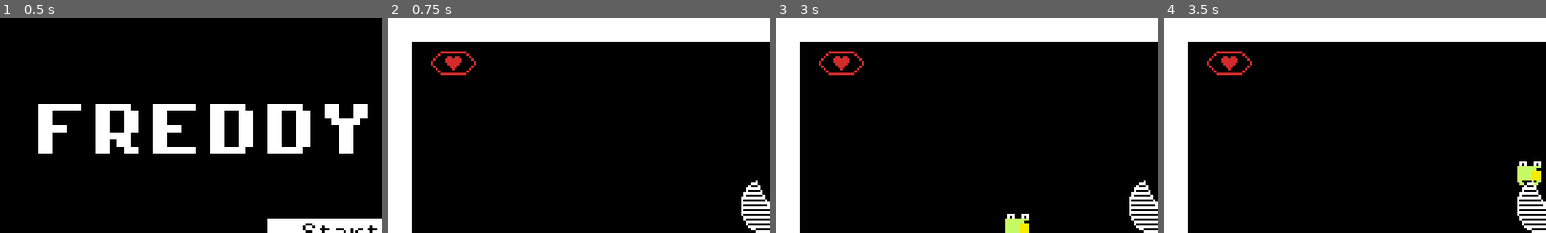
Above: before the commit, frames 1-4 (left to right).
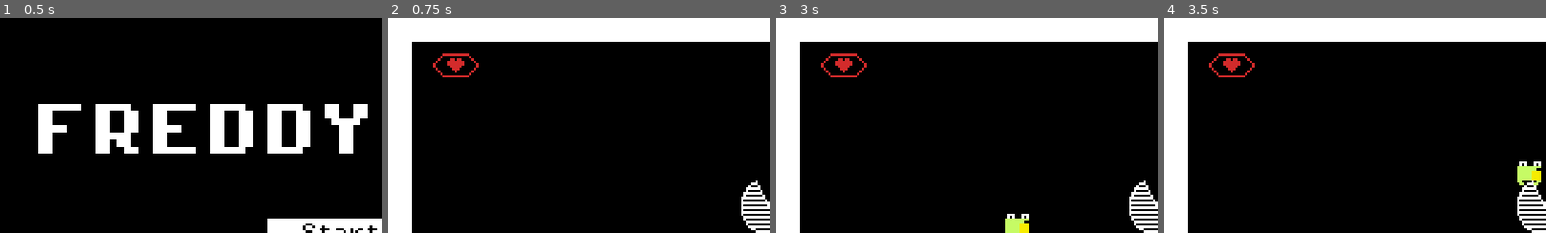
Above: after the commit, the same moments.

Repository: kvelury/freddysfall
Game: Godot game, scene res://src/ui/main_menu.tscn
The game is run twice, just before and just after one commit, with the same random seed, the same clock (stepped at 60 frames per second) and the same inputs.
Inputs (mouse positions are % of the whole screen's width and height, from its top left):
- Up to frame 1 (0.5 s): no input
- Up to frame 2 (0.75 s): click "Start Game" at 0.5 s
- Up to frame 3 (3 s): tap Enter (ui_accept) at 1.25 s; move the mouse to (72, 45) at 1.27 s; hold D (move_right) 1.28-2.03 s; hold W (jump) 1.28-2.03 s; click (72, 45) at 1.42 s; move the mouse to (30, 55) at 2.02 s; hold S (move_down) 2.03-2.78 s; click (30, 55) at 2.1 s; tap W (jump) at 2.27, 2.3, 2.57 s; move the mouse to (60, 28) at 2.77 s; hold D (move_right) from 2.78 s (still down); hold W (jump) from 2.78 s (still down); tap Space (lash) at 2.85 s
- Up to frame 4 (3.5 s): keep holding D (move_right); keep holding W (jump)
The pictures show only the part of the screen within x 0-50%, y 0-50%; the shares and areas given below are measured in that part.

Frame 1 is identical in both runs. In frame 2, 0.5% of the frame differs, in the area x 11-24%, y 15-28%; in frame 3, 0.5%; in frame 4, 0.5%.

Commit message:
Centre the HUD token column on the frame, middle slot touching the tip
Tokens fill middle, then top, then bottom; frame and hearts shift 1 right and 1 down.

Co-Authored-By: Claude Opus 5.5 <noreply@anthropic.com>
Claude-Session: https://claude.ai/code/session_01YW6Lff1ajcLDSn7jAzubbL

Diff:
--- a/src/ui/hud.gd
+++ b/src/ui/hud.gd
@@ -4,9 +4,9 @@
 ## The hearts and token HUD, fixed in the top-left corner, from the user's
 ## drawing. A red hexagon frame holds one heart for each hit point: a full heart
 ## is solid red and an empty one is a red outline with black inside. A column of
-## diamonds runs down the left, the top one over the frame's left point, and a
-## diamond is drawn only for a token carried: solid gold with no outline, filling
-## top first. Nothing is drawn for a token not held, and the frame never moves.
+## diamonds runs down the left, centred on the frame, the middle one touching the
+## frame's left tip, and a diamond is drawn only for a token carried: solid gold
+## with no outline, filling the middle first, then the top, then the bottom. Nothing is drawn for a token not held, and the frame never moves.
 ##
 ## The HUD shows GameState, less what is still flying in: a pickup taken in a
 ## room flies to its slot and only counts when it lands. Every change animates
@@ -20,10 +20,14 @@
 ## Where the HUD's top-left sits, in 320 x 180 UI units: clear of a room's
 ## one-cell outer wall, since nothing is drawn behind the HUD.
 const ORIGIN := Vector2(14, 14)
-## The token column's centre line, and the first diamond's centre, which is also
-## the frame's left point. Diamonds are 5 units tall and step down by DIAMOND_STEP,
-## so they touch tip to tip.
-const COLUMN := Vector2(4, 5)
+## The frame's left point (the lower row of its 2 unit tip), from ORIGIN. The
+## frame and hearts are measured from here.
+const LEFT := Vector2(5, 6)
+## The token column's centre line, from ORIGIN.x. A diamond spans ORIGIN.x to
+## ORIGIN.x + 4, so its right point sits directly left of the frame's tip.
+const COLUMN_X := 2.0
+## Diamonds are 5 units tall and step by DIAMOND_STEP, so they touch tip to tip.
+## Slot 0 is the middle (level with the tip), 1 the top, 2 the bottom.
 const DIAMOND_STEP := 4.0
 ## The frame is a hexagon FRAME_HEIGHT tall with 45 degree ends that come to a
 ## 2 unit flat tip (rows y-1 and y of the left point).
@@ -98,15 +102,18 @@
 	return (get_viewport().canvas_transform * world_position) / float(Display.RENDER_SCALE)
 
 
-## Diamond `index`'s centre, in UI units.
+## Diamond slot `index`'s centre, in UI units. Slots fill middle (0), top (1),
+## then bottom (2).
 func slot_centre(index: int) -> Vector2:
-	return ORIGIN + COLUMN + Vector2(0, DIAMOND_STEP * float(clampi(index, 0, GameState.TOKEN_CAP - 1)))
+	var offsets := [0.0, -DIAMOND_STEP, DIAMOND_STEP]
+	var slot := clampi(index, 0, GameState.TOKEN_CAP - 1)
+	return Vector2(ORIGIN.x + COLUMN_X, ORIGIN.y + LEFT.y + offsets[slot])
 
 
 ## The rect of heart `index`, in UI units.
 func pip_rect(index: int) -> Rect2:
 	var row := floori(float(index) / WRAP)
-	var at := ORIGIN + COLUMN + Vector2(HEART_GAP + PITCH * float(index % WRAP), ROW_STEP * row - 3.0)
+	var at := ORIGIN + LEFT + Vector2(HEART_GAP + PITCH * float(index % WRAP), ROW_STEP * row - 3.0)
 	return Rect2(at, HEART_SIZE)
 
 
@@ -115,13 +122,14 @@
 
 
 ## Everything the HUD covers, for a frame of `pips` hearts. The diamonds' column
-## counts even when no token is held, so the area never changes size.
+## counts even when no token is held, so the area never changes size, and so
+## does the one unit the column bumps up.
 func bounds(pips: int) -> Rect2:
 	var hearts := maxi(pips, 1)
 	var columns := mini(hearts, WRAP)
 	var rows := floori(float(hearts - 1) / WRAP) + 1
-	var box := Rect2(ORIGIN, Vector2(5, DIAMOND_STEP * (GameState.TOKEN_CAP - 1) + 6.0))
-	var frame := Rect2(ORIGIN + Vector2(COLUMN.x, 0), Vector2(PITCH * columns + HEART_GAP + POINT + 1.0, ROW_STEP * (rows - 1) + FRAME_HEIGHT))
+	var box := Rect2(ORIGIN + Vector2(0, -1), Vector2(5, 2.0 * DIAMOND_STEP + 5.0 + 1.0))
+	var frame := Rect2(ORIGIN + Vector2(LEFT.x, LEFT.y - POINT), Vector2(PITCH * columns + HEART_GAP + POINT + 1.0, ROW_STEP * (rows - 1) + FRAME_HEIGHT))
 	return box.merge(frame)
 
 
@@ -245,7 +253,7 @@
 		row += 1
 	for i in shown_max:
 		_draw_heart(i)
-	# Diamonds last, over the frame's left point. A spent token blinks its whole
+	# Diamonds last, beside the frame's left point. A spent token blinks its whole
 	# diamond and is gone; there is no empty one.
 	var bump := Vector2(0, -1) if _bump > 0.0 else Vector2.ZERO
 	for i in GameState.TOKEN_CAP:
@@ -261,10 +269,10 @@
 
 
 ## One hexagon row, `length` units of hearts long: the left tip (2 units tall,
-## rows y-1 and y) sits under the first diamond's centre, 45 degree edges rise
+## rows y-1 and y) sits right of the middle diamond's point, 45 degree edges rise
 ## and fall to the top and bottom lines, and the right end mirrors the left.
 func _draw_frame(row: int, length: int) -> void:
-	var left := ORIGIN + COLUMN + Vector2(0, ROW_STEP * row)
+	var left := ORIGIN + LEFT + Vector2(0, ROW_STEP * row)
 	var top := left.y - float(POINT)
 	var edge := left.x + HEART_GAP - 1.0
 	var end := left.x + HEART_GAP - 2.0 + float(length)
--- a/tests/hud_test.gd
+++ b/tests/hud_test.gd
@@ -123,16 +123,19 @@
 
 func _layout(hud: Node) -> void:
 	var H: GDScript = hud.get_script()
-	var left: Vector2 = H.ORIGIN + H.COLUMN
+	var left: Vector2 = H.ORIGIN + H.LEFT
 	_check(hud.pip_rect(0) == Rect2(left + Vector2(H.HEART_GAP, -3), Vector2(7, 6)), "the first heart starts a gap right of the frame's left point")
 	_check(hud.pip_rect(1).position.x - hud.pip_rect(0).position.x == 9.0, "hearts are 9 units apart")
 	_check(hud.pip_rect(H.WRAP).position == hud.pip_rect(0).position + Vector2(0, H.ROW_STEP), "the frame wraps under itself")
-	_check(hud.slot_centre(0) == left, "the top diamond sits over the frame's left point")
-	_check(hud.slot_centre(1) - hud.slot_centre(0) == Vector2(0, 4), "diamonds step down, touching tip to tip")
-	_check(hud.bounds(0) == hud.bounds(1) and hud.bounds(0).size.y >= 13.0, "the bounds cover the diamond column with no hearts or tokens")
-	_check(hud.bounds(4).end.x == H.ORIGIN.x + H.COLUMN.x + 9.0 * 4 + H.HEART_GAP + H.POINT + 1.0, "four hearts make the frame 9 units longer each")
+	_check(left == H.ORIGIN + Vector2(5, 6), "the frame's left point is 5 right and 6 down from the origin")
+	_check(hud.slot_centre(0).y == left.y, "slot 0 is the middle, level with the frame's tip")
+	_check(hud.slot_centre(0).x + 2.0 + 1.0 == left.x, "slot 0's right point is directly left of the tip")
+	_check(hud.slot_centre(1) - hud.slot_centre(0) == Vector2(0, -4) and hud.slot_centre(2) - hud.slot_centre(0) == Vector2(0, 4), "slot 1 is the top and slot 2 the bottom, touching tip to tip")
+	_check(hud.slot_centre(1).y - 2.0 == H.ORIGIN.y and hud.slot_centre(1).x - 2.0 == H.ORIGIN.x, "the top diamond's top pixel is at the origin row")
+	_check(hud.bounds(0) == hud.bounds(1) and hud.bounds(0).size.y >= 14.0 and hud.bounds(0).position.y == H.ORIGIN.y - 1.0, "the bounds cover the diamond column with no hearts or tokens")
+	_check(hud.bounds(4).end.x == H.ORIGIN.x + H.LEFT.x + 9.0 * 4 + H.HEART_GAP + H.POINT + 1.0, "four hearts make the frame 9 units longer each")
 	_check(H.FRAME_HEIGHT == 10 and H.ROW_STEP == H.FRAME_HEIGHT + 1.0, "the frame is 10 units tall and wrapped frames leave one clear row")
-	_check(hud.bounds(31).size.y == H.ROW_STEP + H.FRAME_HEIGHT, "a wrapped frame's bounds reach the second frame's bottom line")
+	_check(hud.bounds(31).end.y == H.ORIGIN.y + H.LEFT.y - H.POINT + H.ROW_STEP + H.FRAME_HEIGHT, "a wrapped frame's bounds reach the second frame's bottom line")
 	_check(hud.bounds(100).end.x < 320.0 and hud.bounds(100).end.y < 180.0, "a long frame stays on the screen")
 	_check(hud._fill_colour("t0", true) == H.GOLD and hud._fill_colour("p0", true) == H.RED, "a token fills gold and a full heart red")
 	hud._effects["t0"] = {"kind": &"pop", "left": 1.0}
@@ -140,7 +143,7 @@
 	_check(hud._fill_colour("t0", true) == Color.WHITE and hud._fill_colour("p0", true) == Color.WHITE, "a landing token or heart flashes white first")
 	hud._effects.clear()
 	_check(hud._fill_colour("p0", false) == Color.BLACK, "an empty heart is black inside")
-	_check(hud.shown_tokens == 0 and hud.slot_centre(2).y > hud.slot_centre(1).y and hud.slot_centre(1).y > hud.slot_centre(0).y, "with no token held nothing is drawn, and diamonds fill top first, going down")
+	_check(hud.shown_tokens == 0 and hud.slot_centre(1).y < hud.slot_centre(0).y and hud.slot_centre(0).y < hud.slot_centre(2).y, "with no token held nothing is drawn, and diamonds fill middle, then top, then bottom")
 
 
 func _settle(hud: Node) -> void:
Not shown, changed: docs/design/game-design.md
